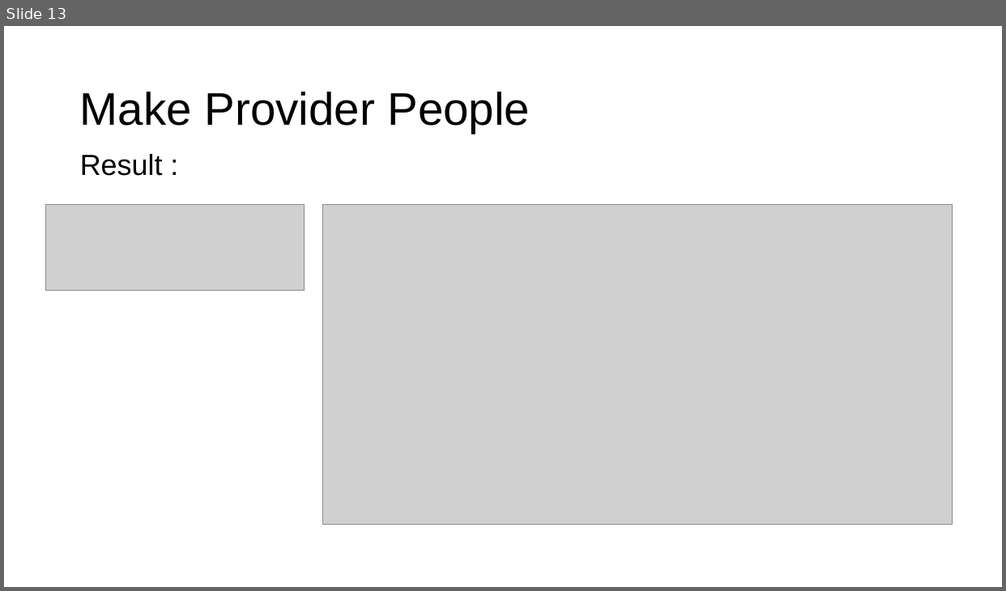
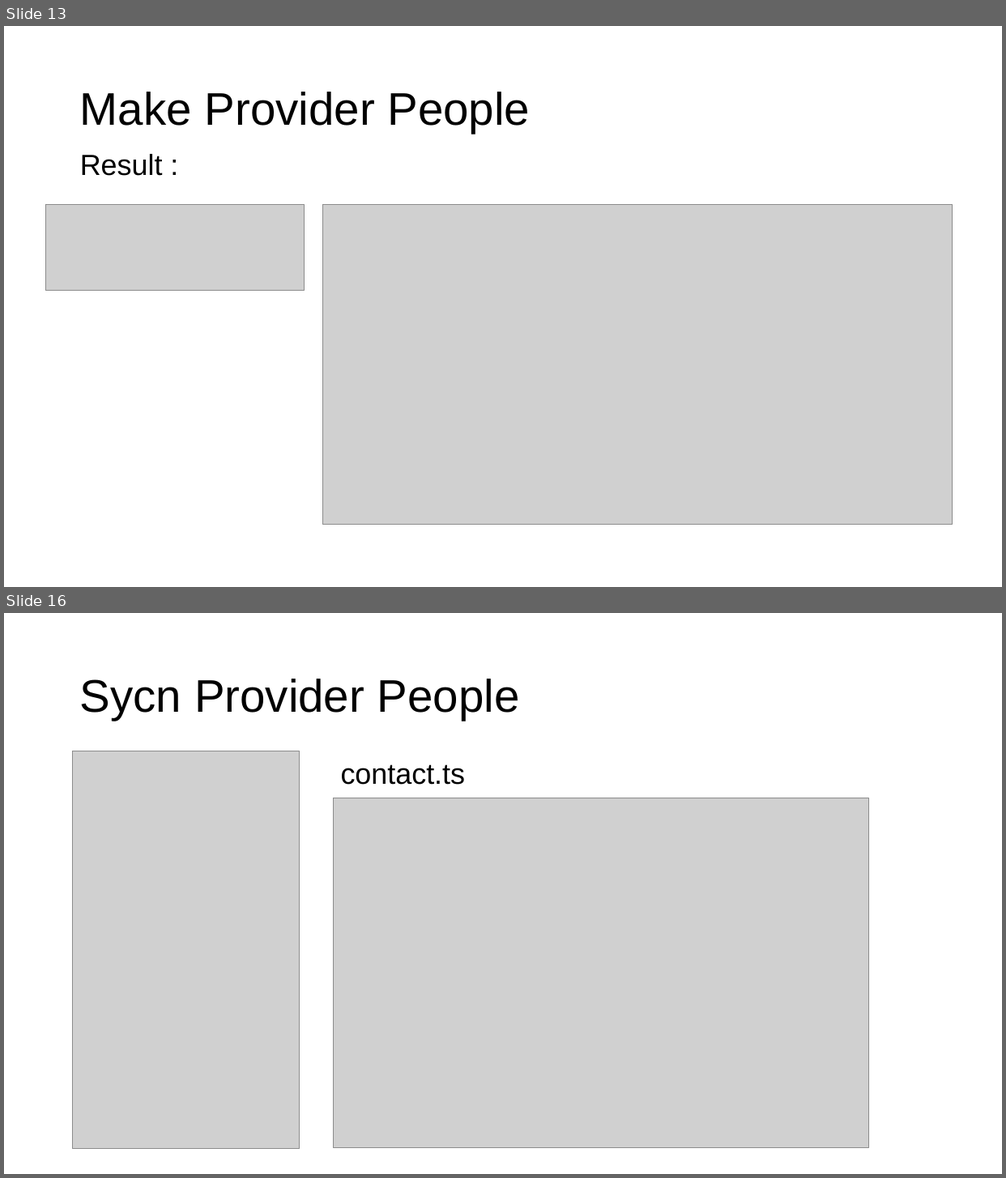
Before and after one commit to fauzisho/ionic-module-learning, a slide deck: 4. Component and Rest Data/Component and Rest Data.pptx. Shown one above the other, each under a label of ours: slide 13 before the commit, slides 13 and 16 after it; the slides between them are not shown. The pictures are 1006x591 and 1006x1178 pixels, drawn with LibreOffice and Linux fonts; fonts in the diff are those of the drawing; grey boxes stand for pictures. Boxes give left, top, right and bottom in pixels: in the first picture for what was removed or moved away, otherwise in the second. Text is boxed around its words. In the diff, an @@ line names an element or a change of style, - is before the commit and + after.

```diff
--- a/4. Component and Rest Data/Component and Rest Data.pptx
+++ b/4. Component and Rest Data/Component and Rest Data.pptx
@@ slide 16 added at [4, 613, 1002, 1174], background #FFFFFF @@
@@ title added at [80, 679, 520, 720], 44 pt, text #000000 @@
+Sycn Provider People
@@ picture added at [73, 752, 300, 1149] @@
@@ text added at [341, 764, 466, 785], 28 pt, text #000000 @@
+contact.ts
@@ picture added at [334, 798, 868, 1148] @@
```
Also in this commit, not shown: 2 other slides added.
